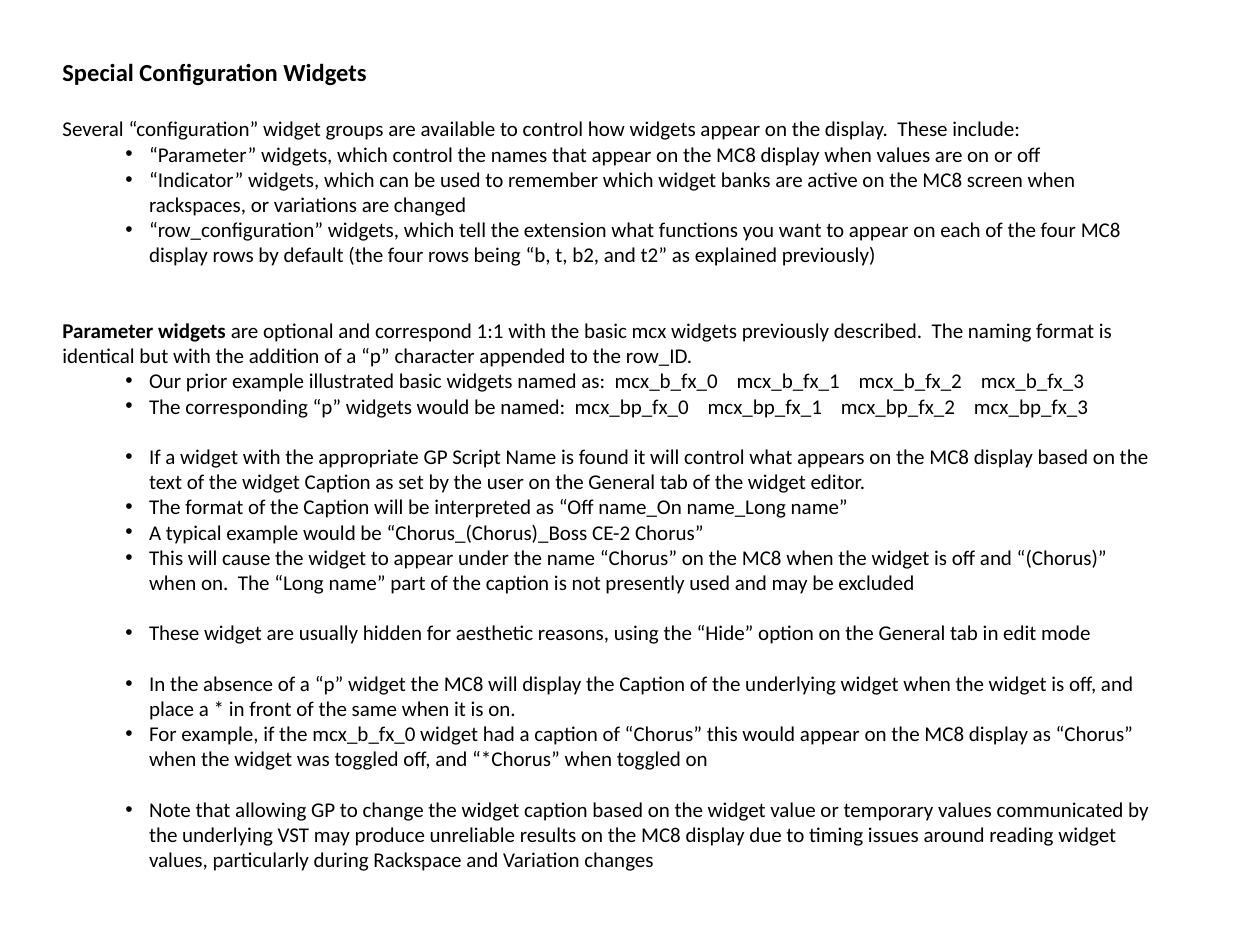
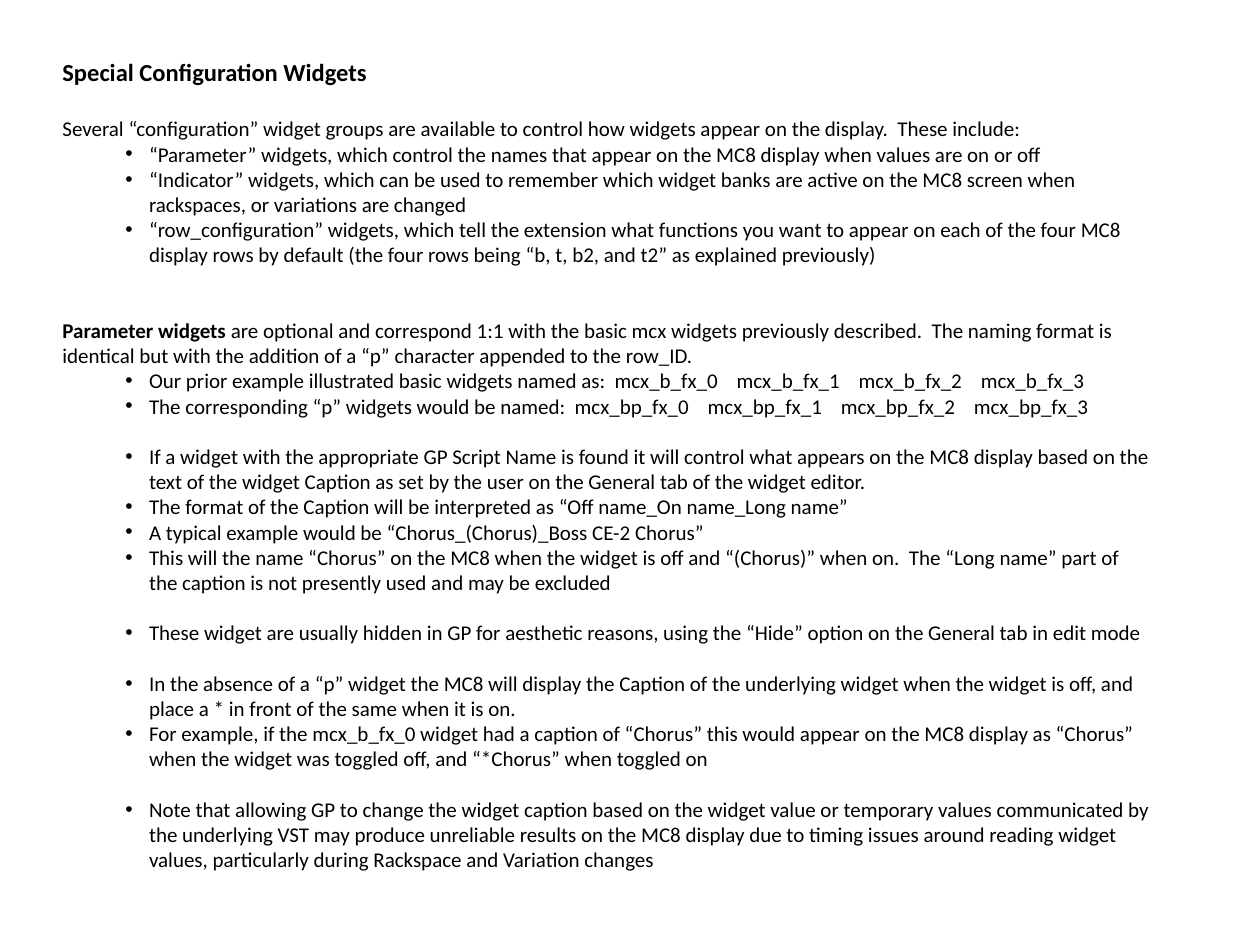
Before and after one commit to WidnerM/GP-MC8, a slide deck: slide 7 of MC8.pptx (slide 5 before the commit). Drawn at 1260x945 pixels with LibreOffice and Linux fonts; fonts in the diff are those of the drawing. Boxes give left, top, right and bottom in pixels: in the first picture for what was removed or moved away, otherwise in the second. Text is boxed around its words. In the diff, an @@ line names an element or a change of style, - is before the commit and + after.

```diff
--- a/MC8.pptx
+++ b/MC8.pptx
@@ text at <box>149,550,1140,644</box>: text changed @@
-  • This will cause the widget to appear under the name “Chorus” on the MC8 when the widget is off and “(Chorus)” when on. The “Long name” part of the caption is not presently used and may be excluded
-  • These widget are usually hidden for aesthetic reasons, using the “Hide” option on the General tab in edit mode
+  • This will the name “Chorus” on the MC8 when the widget is off and “(Chorus)” when on. The “Long name” part of the caption is not presently used and may be excluded
+  • These widget are usually hidden in GP for aesthetic reasons, using the “Hide” option on the General tab in edit mode
```
Also in this commit, not shown: 7 other slides changed, 2 slides added, 2 other files.
